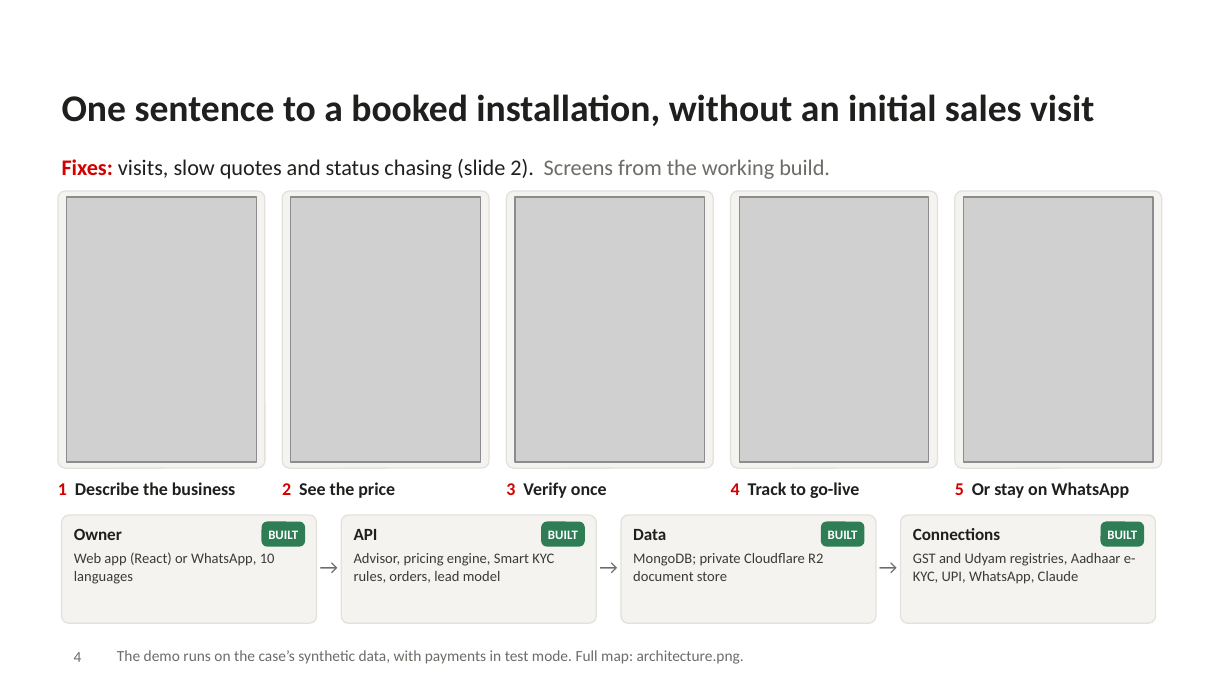
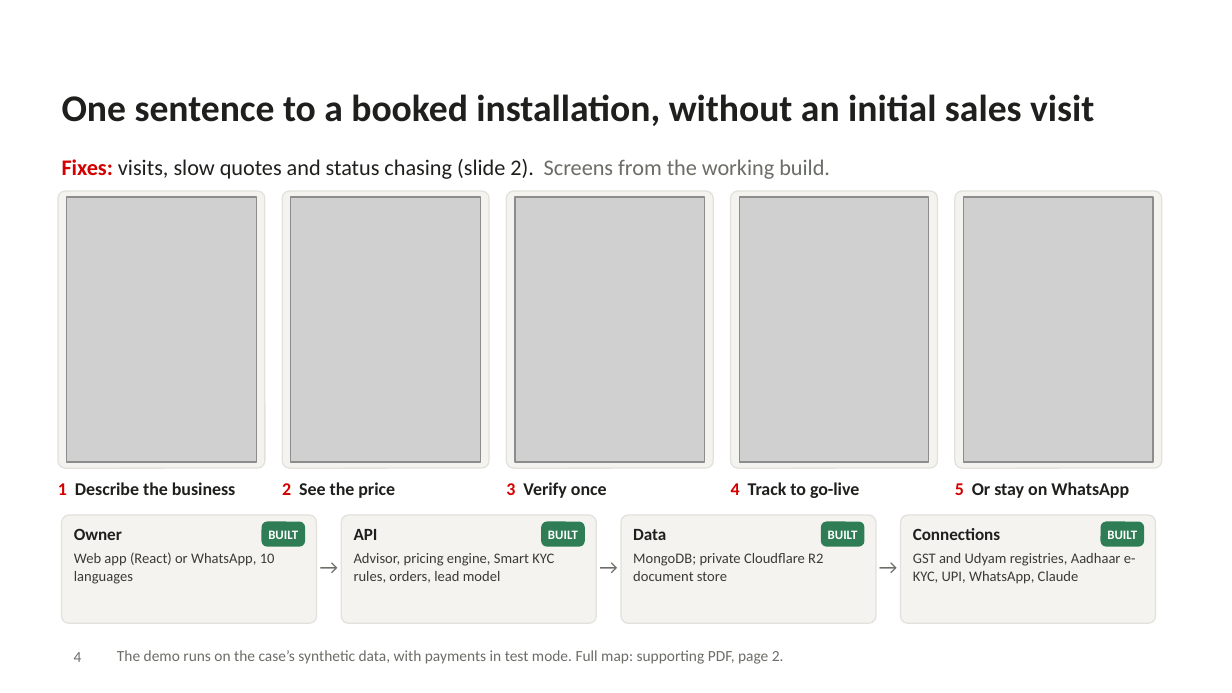
Before and after one commit to k9927/udyam-digital, a slide deck: slide 4 of docs/NATPAT_TIET-Patiala.pptx. Drawn at 1232x693 pixels with LibreOffice and Linux fonts; fonts in the diff are those of the drawing; grey boxes stand for pictures; background and template pictures are left out. Boxes give left, top, right and bottom in pixels: in the first picture for what was removed or moved away, otherwise in the second. Text is boxed around its words. In the diff, an @@ line names an element or a change of style, - is before the commit and + after.

```diff
--- a/docs/NATPAT_TIET-Patiala.pptx
+++ b/docs/NATPAT_TIET-Patiala.pptx
@@ text at bbox=[117, 650, 784, 664]: text changed @@
-The demo runs on the case’s synthetic data, with payments in test mode. Full map: architecture.png.
+The demo runs on the case’s synthetic data, with payments in test mode. Full map: supporting PDF, page 2.
```
Also in this commit, not shown: 1 other slide changed, 1 other file.
